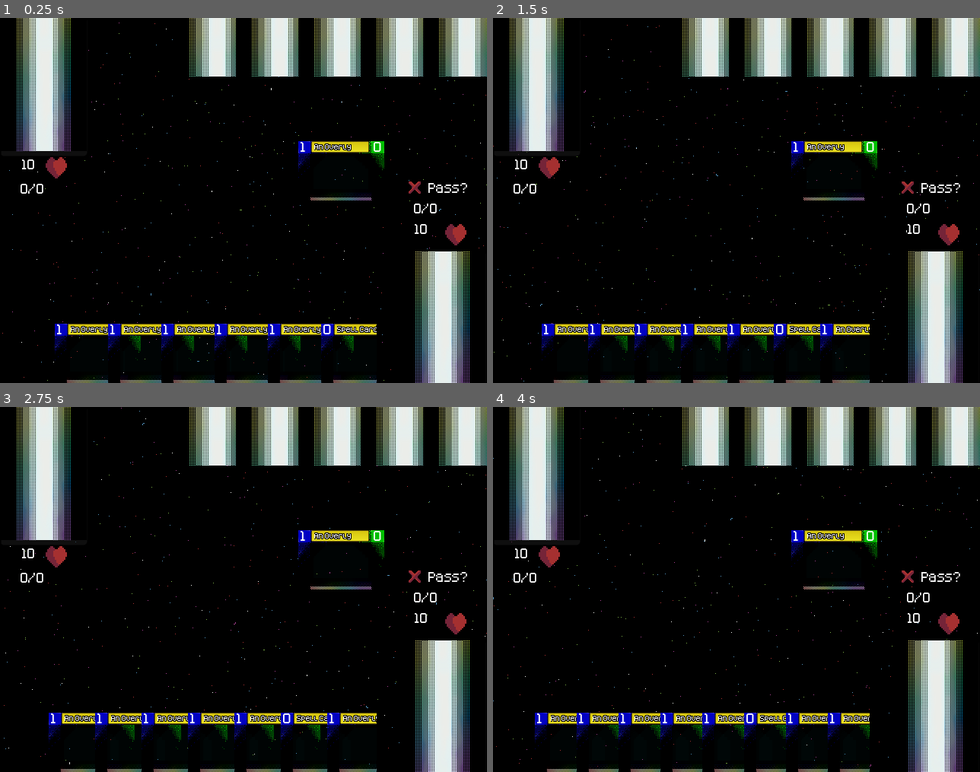
Above: before the commit, frames 1-4 (two rows, left to right).
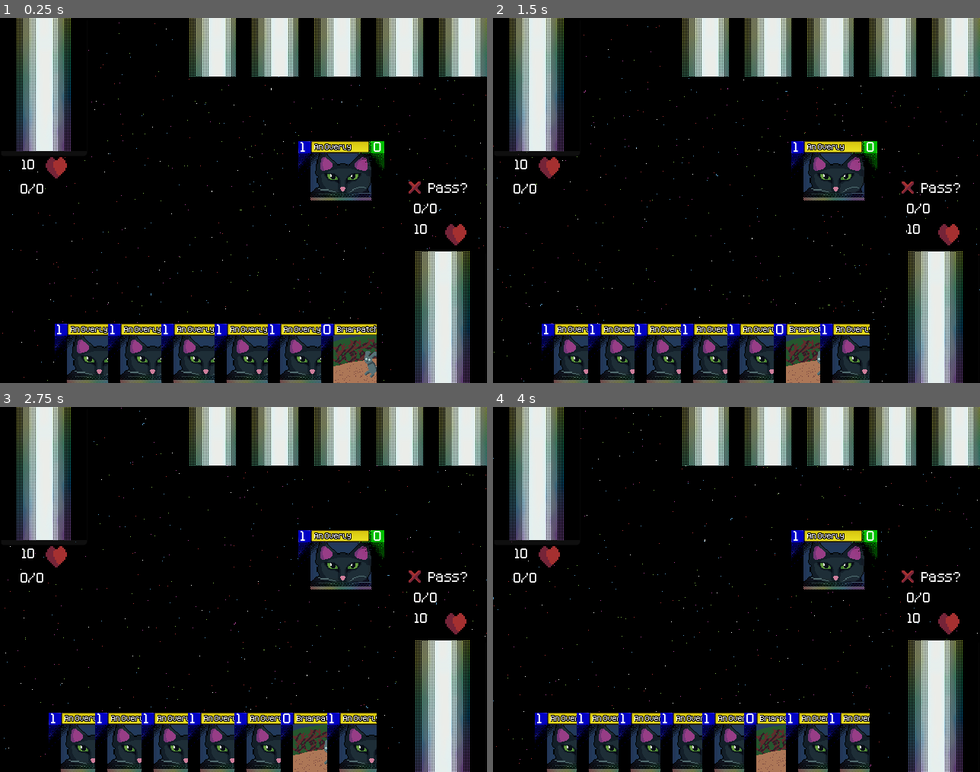
Above: after the commit, the same moments.

Repository: ColbySchexnayder/mana-stream
Game: Godot game, scene res://Scenes/Duel.tscn
The game is run twice, just before and just after one commit, with the same random seed, the same clock (stepped at 60 frames per second) and the same inputs. The project has no main scene, so this scene is started directly.
Inputs (mouse positions are in pixels of both pictures, inside the frame that each line leads up to):
- Up to frame 1 (0.25 s): no input
- Up to frame 2 (1.5 s): click (936, 317) at 0.5 s; click (536, 87) at 1.25 s
- Up to frame 3 (2.75 s): click "Pass?" at 2 s
- Up to frame 4 (4 s): click (936, 706) at 2.75 s; click (536, 476) at 3.5 s

The runs differ from the first frame. In frame 1, 6.9% of the frame differs, in the area x 13-78%, y 37-100%; in frame 2, 6.6%; in frame 3, 6.6%; in frame 4, 6.4%.

Commit message:
More art + Cards return to position after selection

Diff:
--- a/Cards/Card.gd
+++ b/Cards/Card.gd
@@ -48,6 +48,8 @@
 @onready var attack_button: TextureButton = $InspectView/AttackButton
 @onready var block_button: TextureButton = $InspectView/BlockButton
 
+@onready var card_art: TextureRect = $CardArt
+
 const CARD = preload("res://Cards/Card.tscn")
 static func constructor():
 	var obj = CARD.instantiate()
@@ -81,9 +83,19 @@
 	card.card_back.scale.y = .5
 	card.card_front.scale.x = .5
 	card.card_front.scale.y = .5
+	card.card_art.scale.x = .5
+	card.card_art.scale.y = .5
 
-func refresh(card)-> void:
-	pass
+func refresh(card)->void:
+	card.exhausted = false
+	card.card_back.scale.x = 1
+	card.card_back.scale.y = 1
+	card.card_front.scale.x = 1
+	card.card_front.scale.y = 1
+	card.card_art.scale.x = 1
+	card.card_art.scale.y = 1
+
+
 
 func react() -> void:
 	pass
@@ -124,6 +136,7 @@
 	elif (event.is_action_pressed("alternate")) and card.cardOwner == 1:
 		if currentPosition == position.IN_HAND:
 			card_front.visible = false
+			card_art.visible = false
 			card_back.visible = true
 			currentPosition = position.IN_MANA
 			GmManager.emit_signal("_card_to_mana", self)
--- a/Cards/Card.tscn
+++ b/Cards/Card.tscn
@@ -1,10 +1,11 @@
-[gd_scene load_steps=10 format=3 uid="uid://cy6xfsj2qbdjs"]
+[gd_scene load_steps=11 format=3 uid="uid://cy6xfsj2qbdjs"]
 
 [ext_resource type="Script" path="res://Cards/Card.gd" id="1_hmu5p"]
 [ext_resource type="Texture2D" uid="uid://c3ksc7vhpejbr" path="res://Cards/manastreamFrontCorrectResDraft.png" id="1_kwd8c"]
 [ext_resource type="FontFile" uid="uid://bquqir84qilxq" path="res://Fonts/Kenney Pixel.ttf" id="2_6gjtp"]
 [ext_resource type="Texture2D" uid="uid://cg55dg77mwxkh" path="res://Cards/manastreambackrainbowCorrectRes.png" id="2_8rs7r"]
 [ext_resource type="Theme" uid="uid://d2ypb0vgb31t6" path="res://Cards/CardFontDefaultTheme.tres" id="3_gx64q"]
+[ext_resource type="Texture2D" uid="uid://cqgbuaan4vy6m" path="res://Cards/CardArt/blackcat.png" id="5_xiqwp"]
 [ext_resource type="StyleBox" uid="uid://cg5rh6mn7nl38" path="res://Cards/InspectViewStyleBox.tres" id="6_n0a8q"]
 [ext_resource type="Texture2D" uid="uid://b7nwbk5jorkbu" path="res://Art/summonButton.png" id="6_rhvt5"]
 [ext_resource type="Texture2D" uid="uid://daac1ug2rwurg" path="res://Art/attack_icon.png" id="8_eyrls"]
@@ -20,6 +21,14 @@
 mouse_default_cursor_shape = 2
 script = ExtResource("1_hmu5p")
 
+[node name="CardArt" type="TextureRect" parent="."]
+layout_mode = 0
+offset_left = 14.0
+offset_top = 14.0
+offset_right = 98.0
+offset_bottom = 80.0
+texture = ExtResource("5_xiqwp")
+
 [node name="CardFront" type="TextureRect" parent="."]
 layout_mode = 0
 offset_right = 40.0
--- a/Cards/CardScripts/BriarPatch.gd
+++ b/Cards/CardScripts/BriarPatch.gd
@@ -1,20 +1,45 @@
-extends SpellCard
+class_name Briarpatch extends SpellCard
 
+
+const BRIARPATCHCARD = preload("res://Cards/PlayableCards/Briarpatch.tscn")
+static func constructor():
+	var obj = BRIARPATCHCARD.instantiate()
+	return obj
 
 # Called when the node enters the scene tree for the first time.
 func _ready() -> void:
-	cardName = "BriarPatch"
+	# NEED THIS FOR OTHER CARDS super._ready()
+	set_card_info()
+	"""
+	name_text.text = cardName
+	cost_text.text = str(cost)
+	tag_text.text = tags[0] + ", " + tags[1]
+	description_text.text = cardDescription
+	"""
+	super._ready()
+	GmManager.connect("_card_attack", card_attacks)
+
+func set_card_info():
+	cardName = "Briarpatch"
 	tags[1] = "Fable"
 	cardDescription = "This card must be played face down in the Mana Zone. When your opponent attacks reveal this card and send one card you control back to your hand, then destroy this card."
 	cardLore = '"Once upon a time there was a hungry fox and a clever rabbit."'
 	cost = 0
 
-	name_text.text = cardName
-	cost_text.text = str(cost)
-	tag_text.text = tags[0] + ", " + tags[1]
-	description_text.text = cardDescription
-
-
 # Called every frame. 'delta' is the elapsed time since the previous frame.
 func _process(delta: float) -> void:
+	summon_button.hide()
+
+func card_attacks(card):
+	if !revealed and currentPosition == Card.position.IN_MANA:
+		if card.owner != owner:
+			GmManager.emit_signal("_interrupt", self)
+
+func pass_interrupt():
 	pass
+
+func complete_interrupt():
+	pass
+
+func resolve_cast(card):
+	super.resolve_cast(card)
--- a/Cards/PlayableCards/BlackCat.tscn
+++ b/Cards/PlayableCards/BlackCat.tscn
@@ -1,20 +1,10 @@
-[gd_scene load_steps=4 format=3 uid="uid://bqhjv627gf1ya"]
+[gd_scene load_steps=3 format=3 uid="uid://bqhjv627gf1ya"]
 
 [ext_resource type="PackedScene" uid="uid://cy6xfsj2qbdjs" path="res://Cards/Card.tscn" id="1_yano3"]
 [ext_resource type="Script" path="res://Cards/CardScripts/BlackCat.gd" id="2_3clog"]
-[ext_resource type="Texture2D" uid="uid://cqgbuaan4vy6m" path="res://Cards/CardArt/blackcat.png" id="3_mykp8"]
 
 [node name="Card" instance=ExtResource("1_yano3")]
 script = ExtResource("2_3clog")
 
 [node name="CardName" parent="CardFront" index="3"]
 text = "Black Cat"
-
-[node name="CardArt" type="TextureRect" parent="CardFront" index="5"]
-z_index = -1
-layout_mode = 0
-offset_left = 16.0
-offset_top = 11.0
-offset_right = 96.0
-offset_bottom = 75.0
-texture = ExtResource("3_mykp8")
--- a/Cards/PlayableCards/Briarpatch.tscn
+++ b/Cards/PlayableCards/Briarpatch.tscn
@@ -8,10 +8,12 @@
 script = ExtResource("2_cs2xp")
 
 [node name="CardArt" type="TextureRect" parent="CardFront" index="5"]
-z_index = -1
 layout_mode = 0
 offset_left = 16.0
 offset_top = 15.0
 offset_right = 96.0
 offset_bottom = 79.0
 texture = ExtResource("3_6e87h")
+
+[node name="SummonButton" parent="InspectView" index="4"]
+visible = false
--- a/Cards/PlayableCards/ManaRat.tscn
+++ b/Cards/PlayableCards/ManaRat.tscn
@@ -7,11 +7,5 @@
 [node name="Card" instance=ExtResource("1_p1td6")]
 script = ExtResource("2_dy61x")
 
-[node name="CardArt" type="TextureRect" parent="CardFront" index="5"]
-z_index = -1
-layout_mode = 0
-offset_left = 16.0
-offset_top = 14.0
-offset_right = 96.0
-offset_bottom = 78.0
+[node name="CardArt" parent="." index="0"]
 texture = ExtResource("2_f813s")
--- a/Cards/SpellCard.gd
+++ b/Cards/SpellCard.gd
@@ -7,13 +7,14 @@
 
 # Called when the node enters the scene tree for the first time.
 func _ready() -> void:
+
+	super._ready()
+	GmManager.connect("_resolve_summon", resolve_cast)
+
+func set_card_info():
 	cost = 0
 	tags = ["spell", "testbugspell"]
 	cardName = "Spell Card Name That is Also Overlong"
-	name_text.text = cardName
-	tag_text.text = tags[0] + ", " + tags[1]
-	cost_text.text = str(cost)
-	GmManager.connect("_resolve_summon", resolve_cast)
 
 func resolve_cast(card):
 	await 1
--- a/Scenes/Duel.tscn
+++ b/Scenes/Duel.tscn
@@ -10,6 +10,7 @@
 [ext_resource type="Texture2D" uid="uid://dwavn4d1505jc" path="res://Art/passIcon.png" id="8_3ou88"]
 [ext_resource type="StyleBox" uid="uid://cg5rh6mn7nl38" path="res://Cards/InspectViewStyleBox.tres" id="9_yk5x5"]
 [ext_resource type="Script" path="res://Scenes/ai_manager.gd" id="10_qiwog"]
+[ext_resource type="Texture2D" uid="uid://bj0dvj3qv6nt3" path="res://Art/exclaimIcon.png" id="10_yyo3b"]
 
 [node name="Duel" type="Node2D"]
 script = ExtResource("1_ljhtk")
@@ -23,6 +24,7 @@
 repeat_times = 3
 
 [node name="Far" type="Sprite2D" parent="Parallax/PFar"]
+z_index = -5
 position = Vector2(320, 240)
 texture = ExtResource("1_ku1mf")
 
@@ -33,6 +35,7 @@
 repeat_times = 3
 
 [node name="Mid" type="Sprite2D" parent="Parallax/PMid"]
+z_index = -5
 position = Vector2(320, 240)
 texture = ExtResource("2_mkbtj")
 
@@ -43,6 +46,7 @@
 repeat_times = 3
 
 [node name="Near" type="Sprite2D" parent="Parallax/PNear"]
+z_index = -5
 position = Vector2(320, 240)
 texture = ExtResource("3_luy51")
 
@@ -224,8 +228,55 @@
 offset_right = 268.0
 offset_bottom = 7.0
 
+[node name="InterruptChoice" type="Control" parent="Control"]
+visible = false
+anchors_preset = 0
+offset_left = 189.0
+offset_top = 175.0
+offset_right = 446.0
+offset_bottom = 312.0
+
+[node name="InterruptButton" type="TextureButton" parent="Control/InterruptChoice"]
+layout_mode = 0
+offset_left = -39.0
+offset_right = 42.0
+offset_bottom = 69.0
+scale = Vector2(2, 2)
+texture_normal = ExtResource("10_yyo3b")
+stretch_mode = 3
+
+[node name="InterruptButtonText" type="RichTextLabel" parent="Control/InterruptChoice/InterruptButton"]
+layout_mode = 0
+offset_left = 1.5
+offset_top = 37.5
+offset_right = 96.5
+offset_bottom = 77.5
+mouse_filter = 2
+text = "Interrupt?"
+
+[node name="InterruptPassButton" type="TextureButton" parent="Control/InterruptChoice"]
+layout_mode = 0
+offset_left = 138.0
+offset_top = 6.0
+offset_right = 204.0
+offset_bottom = 69.0
+scale = Vector2(2, 2)
+texture_normal = ExtResource("8_3ou88")
+stretch_mode = 3
+
+[node name="PassButtonText" type="RichTextLabel" parent="Control/InterruptChoice/InterruptPassButton"]
+layout_mode = 0
+offset_left = 14.0
+offset_top = 34.5
+offset_right = 69.0
+offset_bottom = 63.5
+mouse_filter = 2
+text = "Pass?"
+
 [node name="AI" type="Node" parent="."]
 script = ExtResource("10_qiwog")
 
 [connection signal="pressed" from="Control/P1Deck/P1DeckButton" to="." method="_on_p_1_deck_pressed"]
 [connection signal="pressed" from="Control/PassButton" to="." method="_on_pass_button_pressed"]
+[connection signal="pressed" from="Control/InterruptChoice/InterruptButton" to="." method="_on_interrupt_button_pressed"]
+[connection signal="pressed" from="Control/InterruptChoice/InterruptPassButton" to="." method="_on_interrupt_pass_button_pressed"]
--- a/Scenes/duel.gd
+++ b/Scenes/duel.gd
@@ -24,6 +24,7 @@
 var attacking := false
 var attackingCard
 
+var cardIndex
 
 @onready var player_1_zone: VBoxContainer = $Control/Player1Zone
 
@@ -44,6 +45,8 @@
 
 @onready var p_1_deck: PanelContainer = $Control/P1Deck
 @onready var p_2_deck: PanelContainer = $Control/P2Deck
+
+@onready var interrupt_choice: Control = $Control/InterruptChoice
 
 @onready var ai: AI_Manager = $AI
 
@@ -65,7 +68,7 @@
 		opponentsCard.card_front.visible = false
 		opponentsCard.card_back.visible = true
 
-	var testSpell = SpellCard.constructor()
+	var testSpell = Briarpatch.constructor()
 	testSpell.currentPosition = Card.position.IN_HAND
 	player1hand.push_front(testSpell)
 	p_1_hand.add_child(testSpell)
@@ -100,6 +103,7 @@
 	GmManager.connect("_card_attack", card_attack)
 	GmManager.connect("_move_to_deck", move_to_deck)
 	GmManager.connect("_card_block", card_block)
+	GmManager.connect("_interrupt", interrupt)
 
 
 
@@ -144,10 +148,12 @@
 		return
 
 	if inspection_area.get_child_count() == 0:
+		cardIndex = card.get_index()
 		card.reparent(inspection_area)
 		card.inspect_view.visible = true
 		card.card_back.visible = false
 		card.card_front.visible = true
+		card.card_art.visible = true
 		card.card_back.scale.x = 1
 		card.card_back.scale.y = 1
 		card.card_front.scale.x = 1
@@ -177,22 +183,28 @@
 			card.position.IN_HAND:
 				if card.cardOwner == 1:
 					card.reparent(p_1_hand)
+					p_1_hand.move_child(card, cardIndex)
 				else:
 					card.reparent(p_2_hand)
+					p_2_hand.move_child(card, cardIndex)
 			card.position.IN_MANA:
 				if card.cardOwner == 1:
 					card.reparent(p_1_mana_zone)
+					p_1_mana_zone.move_child(card, cardIndex)
 					if not card.revealed:
 						card.card_back.visible = true
 						card.card_front.visible = false
+						card.card_art.visible = false
 				else:
 					card.reparent(p_2_mana_zone)
 
 			card.position.IN_SUMMON:
 				if card.cardOwner == 1:
 					card.reparent(p_1_summon_zone)
+					p_1_summon_zone.move_child(card, cardIndex)
 				else:
 					card.reparent(p_2_summon_zone)
+					p_2_summon_zone.move_child(card, cardIndex)
 
 
 
@@ -273,6 +285,17 @@
 func card_battle(attack_card, block_card):
 	pass
 
+func interrupt(card):
+	"""
+	Present interrupt options
+	IF interruptButtonPressed
+	SELECT VALID CARD TO INTERRUPT
+	IF passButtonPressed
+	PROCEED WITH TURN
+	"""
+	interrupt_choice.show()
+
+	pass
 
 func _on_p_1_deck_pressed() -> void:
 	var drawnCard = Card.constructor()
@@ -287,3 +310,11 @@
 
 func _on_pass_button_pressed() -> void:
 	pass # Replace with function body.
+
+
+func _on_interrupt_button_pressed() -> void:
+	interrupt_choice.hide()
+
+
+func _on_interrupt_pass_button_pressed() -> void:
+	interrupt_choice.hide()
--- a/Scripts/GMManager.gd
+++ b/Scripts/GMManager.gd
@@ -18,6 +18,6 @@
 signal _choose_defense(card)
 signal _resolve_summon(card)
 
-signal _interrupt()
+signal _interrupt(card)
 signal _interrupt_resolved()
 signal _pass()
Binary file added: Art/exclaimIcon.png
Not shown, added: Art/exclaimIcon.png.import
Binary file added: Cards/CardArt/InfusedEgg.png
Not shown, added: Cards/CardArt/InfusedEgg.png.import
Not shown: 1 places in Scenes/Duel.tscn that only renumber resources
